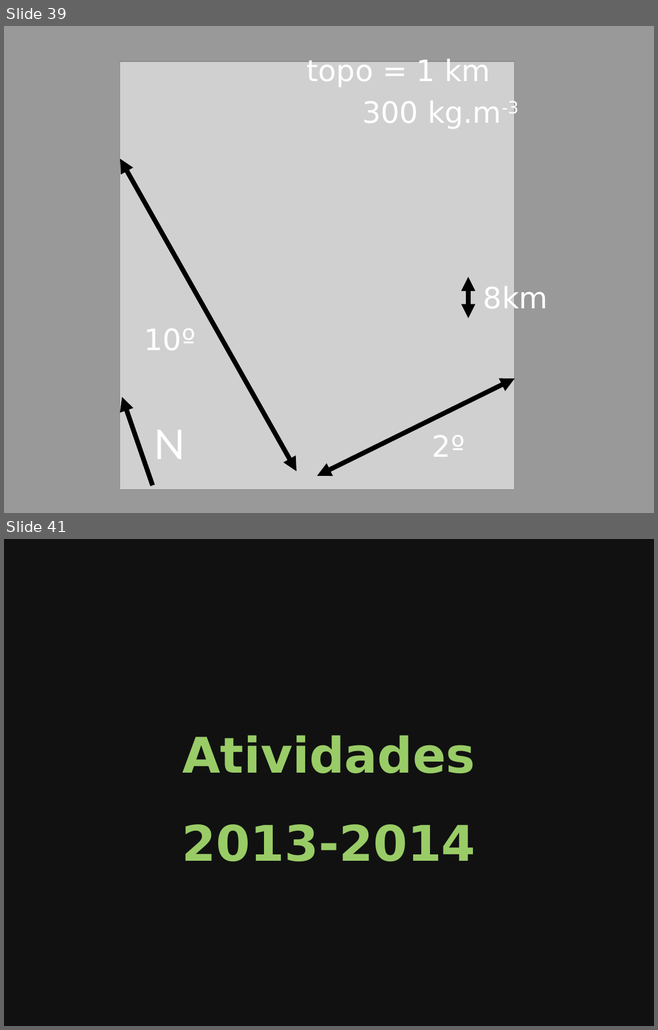
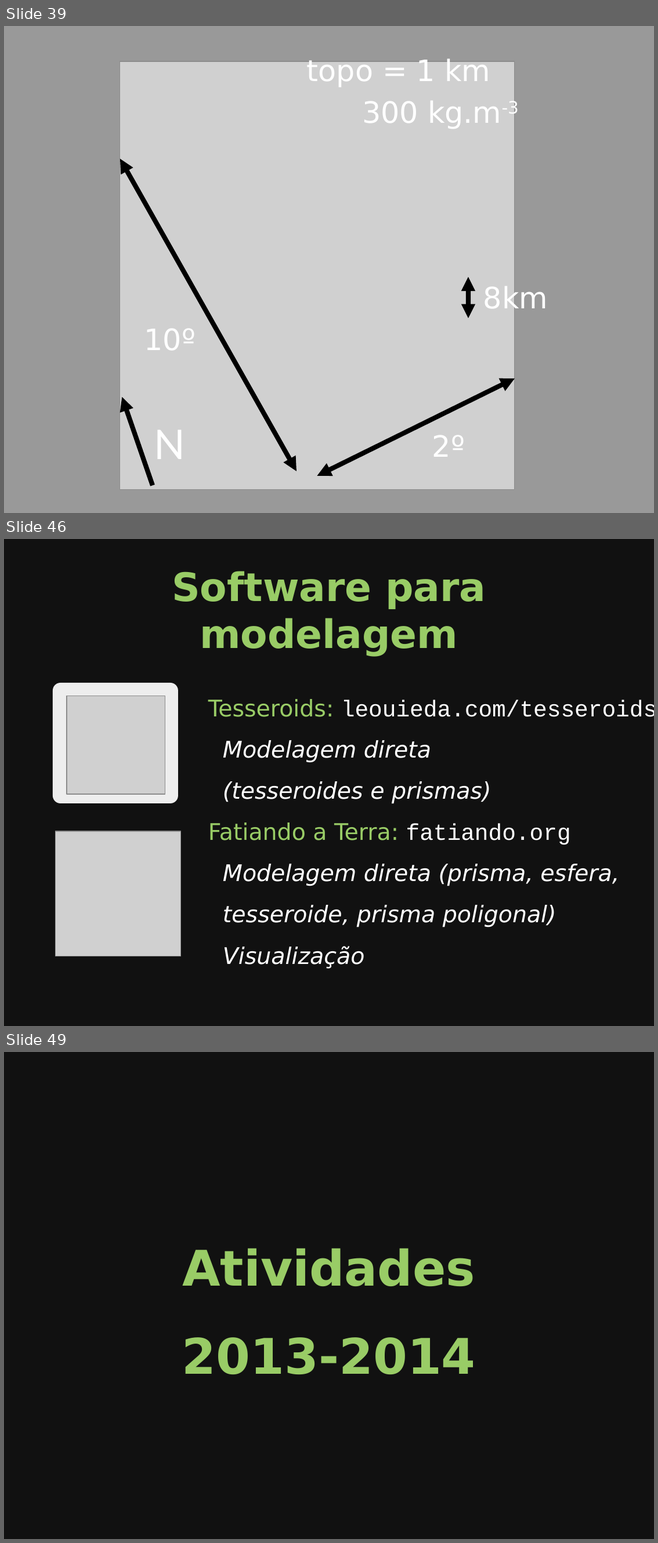
Before and after one commit to leouieda/seminario-on-2014, a slide deck: slides.odp. Shown one above the other, each under a label of ours: slides 39 and 41 before the commit, slides 39, 46 and 49 after it; the slides between them are not shown. The pictures are 658x1030 and 658x1543 pixels, drawn with LibreOffice and Linux fonts; fonts in the diff are those of the drawing; grey boxes stand for pictures. Boxes give left, top, right and bottom in pixels: in the first picture for what was removed or moved away, otherwise in the second. Text is boxed around its words. In the diff, an @@ line names an element or a change of style, - is before the commit and + after.

Commit message:
Finished inversion and started software

```diff
--- a/slides.odp
+++ b/slides.odp
@@ slide 46 added at [4,539,654,1026], background #111111 @@
@@ title added at [172,571,485,657], 48 pt, text #99CC66, bold @@
+Software para modelagem
@@ rounded rectangle added at [53,683,179,803], fill #EEEEEE @@
@@ picture added at [67,696,165,794] @@
@@ text added at [208,699,654,969], 28 pt, text #FFFFFF, italic @@
+Tesseroids: leouieda.com/tesseroids
+Modelagem direta
+(tesseroides e prismas)
+Fatiando a Terra: fatiando.org
+Modelagem direta (prisma, esfera,
+tesseroide, prisma poligonal)
+Visualização
@@ picture added at [55,831,181,957] @@
@@ what was slide 41 is now slide 49 @@
```
Also in this commit, not shown: 3 slides changed, 7 other slides added, 2 other files.
